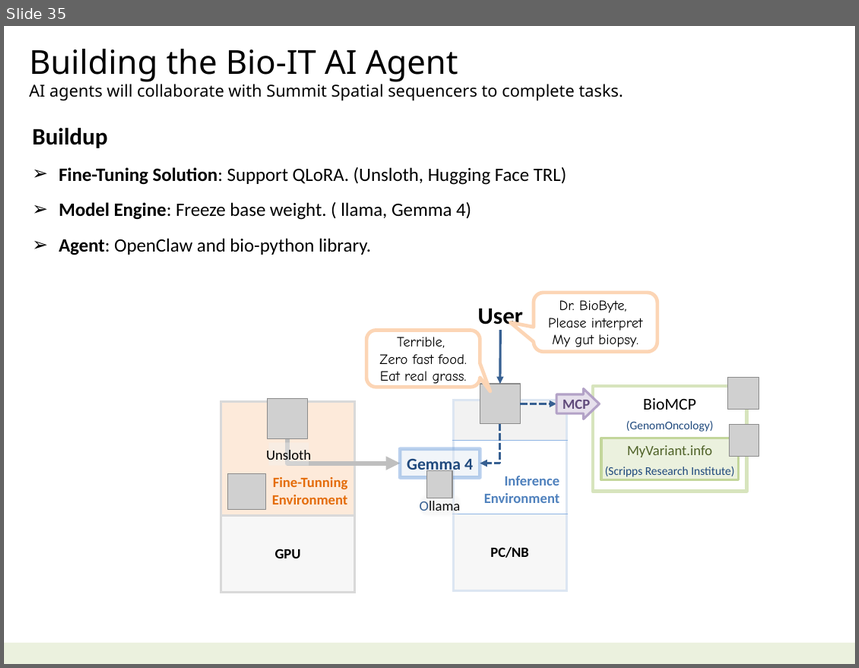
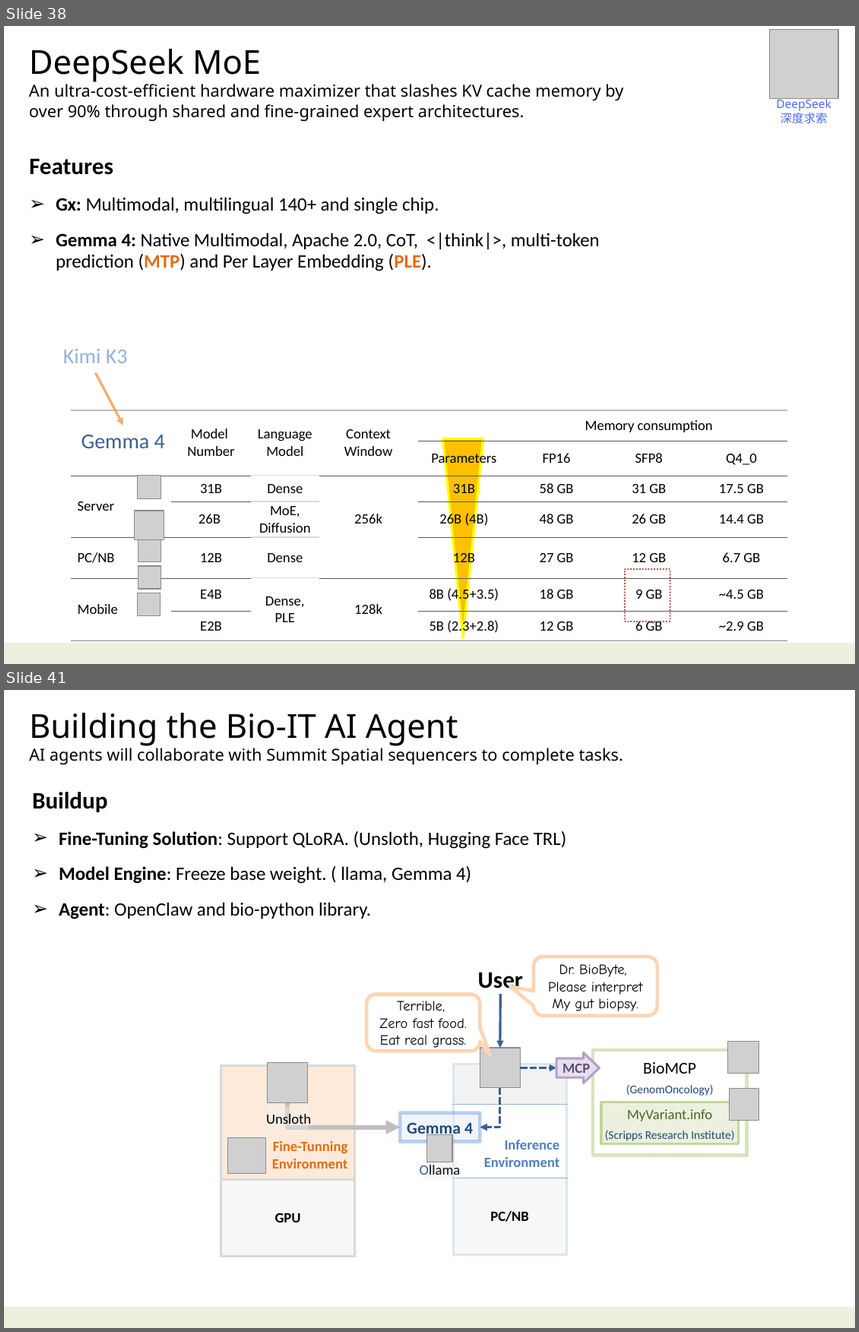
Before and after one commit to navibator/crazy-ai, a slide deck: ai.pptx. Shown one above the other, each under a label of ours: slide 35 before the commit, slides 38 and 41 after it; the slides between them are not shown. The pictures are 859x668 and 859x1332 pixels, drawn with LibreOffice and Linux fonts; fonts in the diff are those of the drawing; grey boxes stand for pictures. Boxes give left, top, right and bottom in pixels: in the first picture for what was removed or moved away, otherwise in the second. Text is boxed around its words. In the diff, an @@ line names an element or a change of style, - is before the commit and + after.

Commit message:
kimi k3 and deepseek

```diff
--- a/ai.pptx
+++ b/ai.pptx
@@ slide 38 added at bbox=[4, 26, 855, 664], background #FFFFFF; not listed: 1 template element that a slide beside it also shows @@
@@ picture added at bbox=[769, 29, 838, 98] @@
@@ text added at bbox=[29, 49, 623, 122], 14 pt, text #000000 @@
+DeepSeek MoE
+An ultra-cost-efficient hardware maximizer that slashes KV cache memory by over 90% through shared and fine-grained expert architectures.
@@ text added at bbox=[776, 97, 832, 124], 10 pt, text #4C6BFF @@
+DeepSeek
+深度求索
@@ text added at bbox=[29, 158, 600, 271], 16 pt, text #000000 @@
+Features
+➢ Gx: Multimodal, multilingual 140+ and single chip.
+➢ Gemma 4: Native Multimodal, Apache 2.0, CoT, <|think|>, multi-token prediction (MTP) and Per Layer Embedding (PLE).
@@ text added at bbox=[63, 349, 128, 363], 18 pt, text #95B3D7 @@
+Kimi K3
@@ arrow added from (95, 373) to (123, 425), #F79646 2 pt @@
@@ table added at bbox=[70, 411, 789, 638], 7 rows, 8 columns @@
+ | Model / Number | Language / Model | Context / Window |  | Memory consumption |  | 
+ |  |  |  | Parameters | FP16 | SFP8 | Q4_0
+Server | 31B | Dense |  | 31B | 58 GB | 31 GB | 17.5 GB
+ | 26B | MoE, / Diffusion | 256k | 26B (4B) | 48 GB | 26 GB | 14.4 GB
+PC/NB | 12B | Dense |  | 12B | 27 GB | 12 GB | 6.7 GB
+Mobile | E4B | Dense, / PLE | 128k | 8B (4.5+3.5) | 18 GB | 9 GB | ~4.5 GB
+ | E2B |  |  | 5B (2.3+2.8) | 12 GB | 6 GB | ~2.9 GB
@@ text added at bbox=[82, 435, 165, 449], 18 pt, text #376092 @@
+Gemma 4
@@ flow chart merge added at bbox=[443, 439, 484, 638], fill #FFC000, outline #FFFF00 2 pt @@
@@ picture added at bbox=[138, 475, 161, 499] @@
@@ picture added at bbox=[134, 511, 163, 540] @@
@@ picture added at bbox=[138, 539, 161, 563] @@
@@ picture added at bbox=[139, 566, 161, 589] @@
@@ rounded rectangle added at bbox=[624, 570, 670, 622], outline #C0504D 1.25 pt dashed @@
@@ picture added at bbox=[138, 593, 161, 616] @@
@@ what was slide 35 is now slide 41 @@
```
Also in this commit, not shown: 1 slide changed, 5 other slides added.
